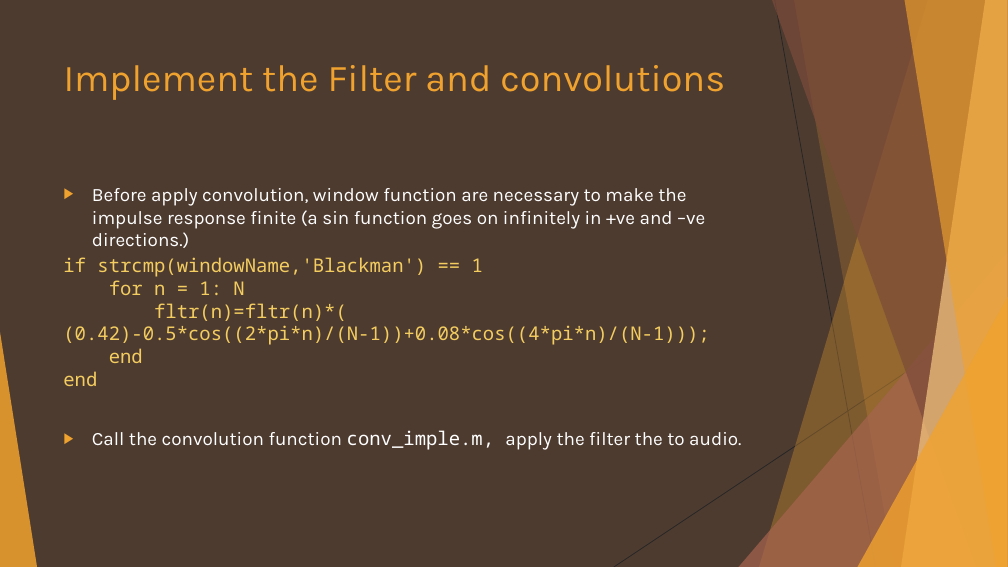
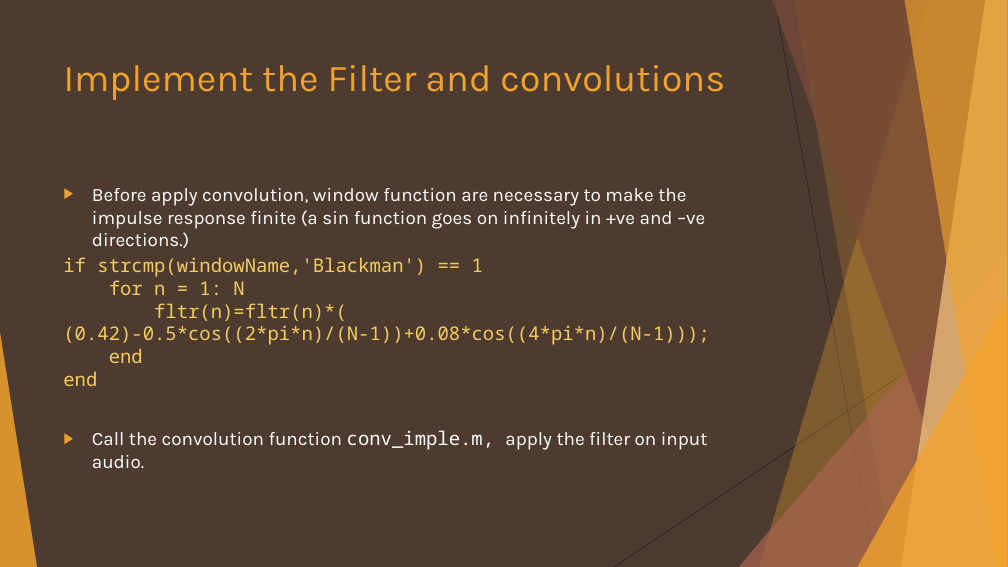
Before and after one commit to kenchan13/Introduction-to-Multimedia, a slide deck: slide 5 of Homework/hw2/104062361_report.pptx (slide 4 before the commit). Drawn at 1008x567 pixels with LibreOffice and Linux fonts; fonts in the diff are those of the drawing. Boxes give left, top, right and bottom in pixels: in the first picture for what was removed or moved away, otherwise in the second. Text is boxed around its words. In the diff, an @@ line names an element or a change of style, - is before the commit and + after.

```diff
--- a/Homework/hw2/104062361_report.pptx
+++ b/Homework/hw2/104062361_report.pptx
@@ text at bbox=[92, 430, 708, 468]: text changed @@
-▶ Call the convolution function conv_imple.m, apply the filter the to audio.
+▶ Call the convolution function conv_imple.m, apply the filter on input audio.
```
Also in this commit, not shown: 10 other slides changed, 3 slides added, 39 other files.
